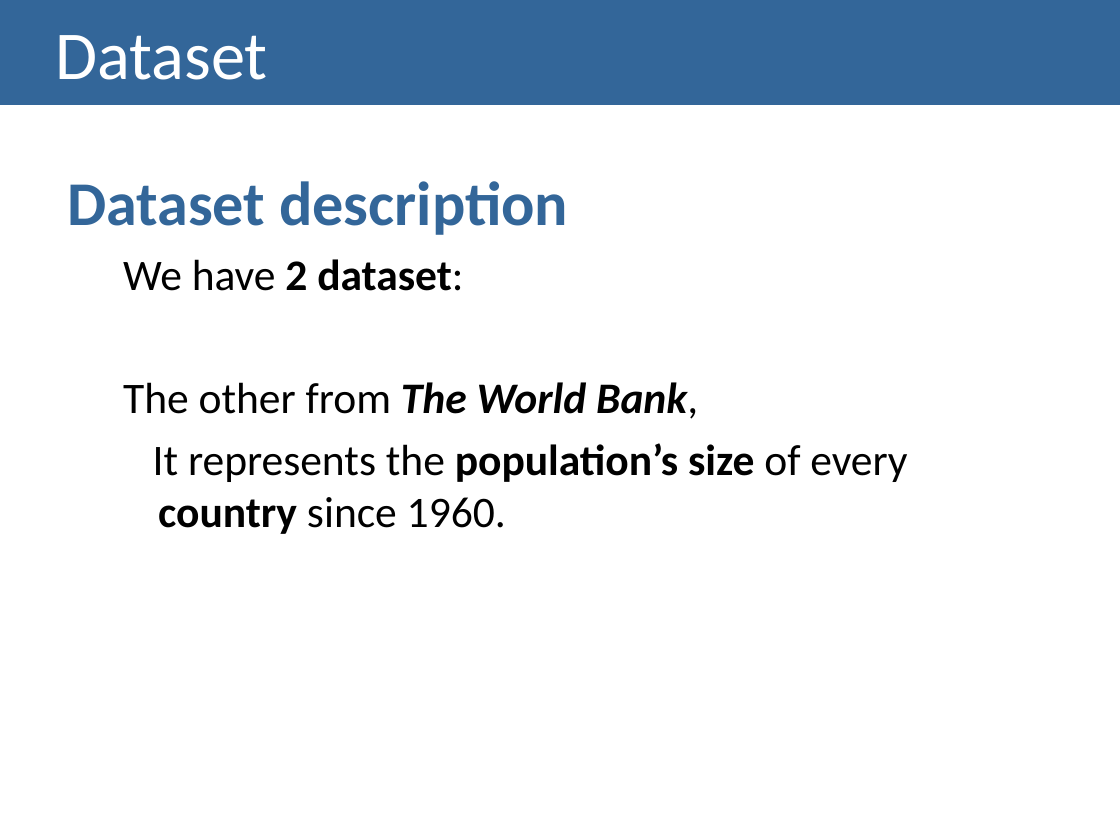
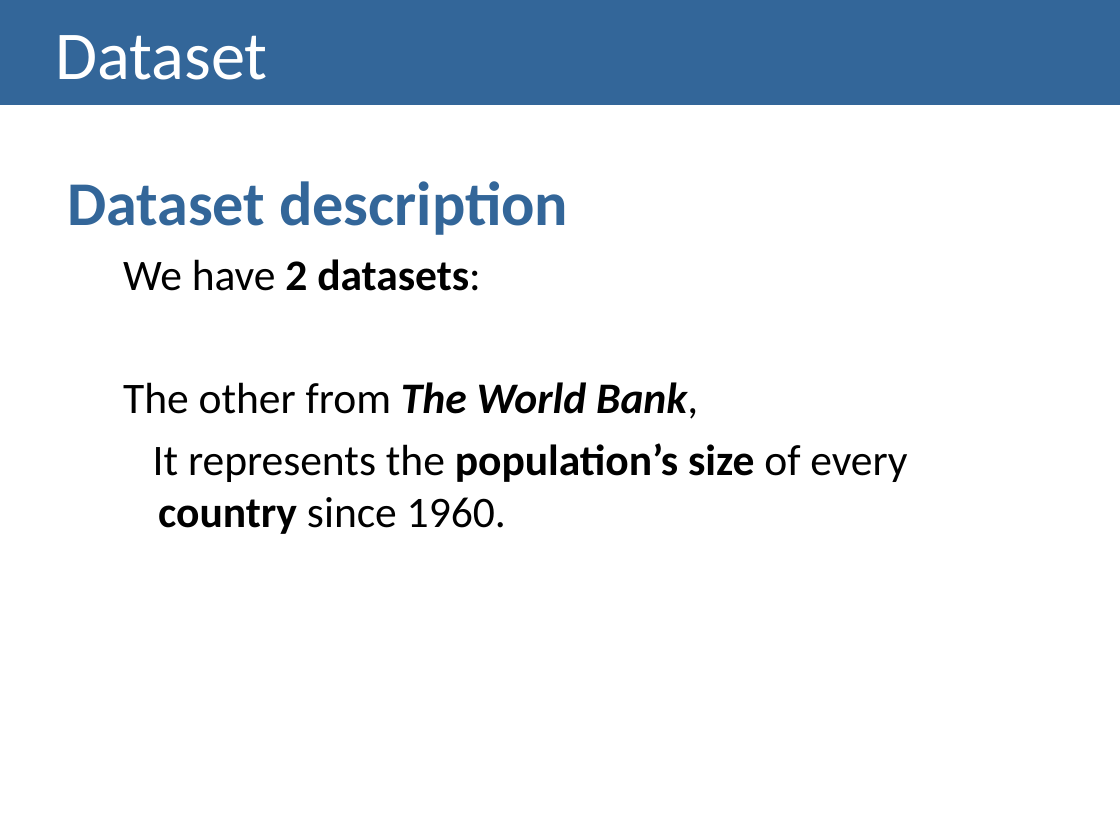
Before and after one commit to carboned4/V_I_2015_1, a slide deck: slide 9 of Lab03-PresentationTemplate.pptx. Drawn at 1120x840 pixels with LibreOffice and Linux fonts; fonts in the diff are those of the drawing. Boxes give left, top, right and bottom in pixels: in the first picture for what was removed or moved away, otherwise in the second. Text is boxed around its words. In the diff, an @@ line names an element or a change of style, - is before the commit and + after.

Commit message:
faltava um S

```diff
--- a/Lab03-PresentationTemplate.pptx
+++ b/Lab03-PresentationTemplate.pptx
@@ text at bbox=[123, 259, 481, 291]: text changed @@
-  We have 2 dataset:
+  We have 2 datasets:
```
